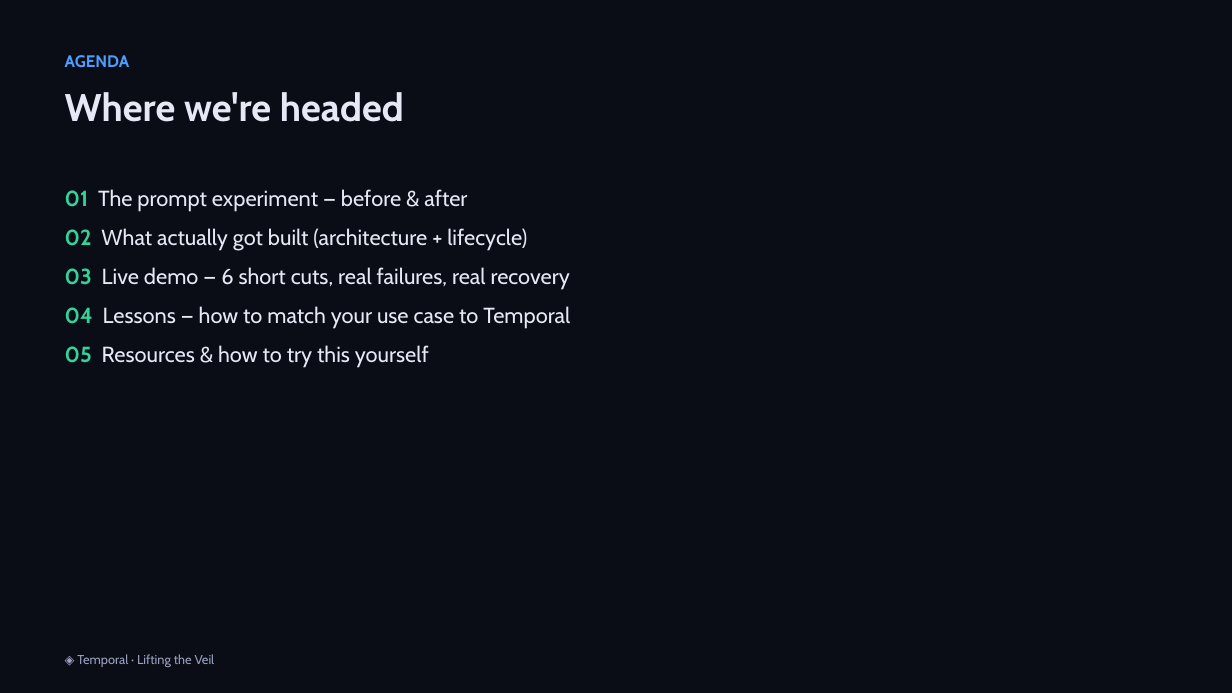
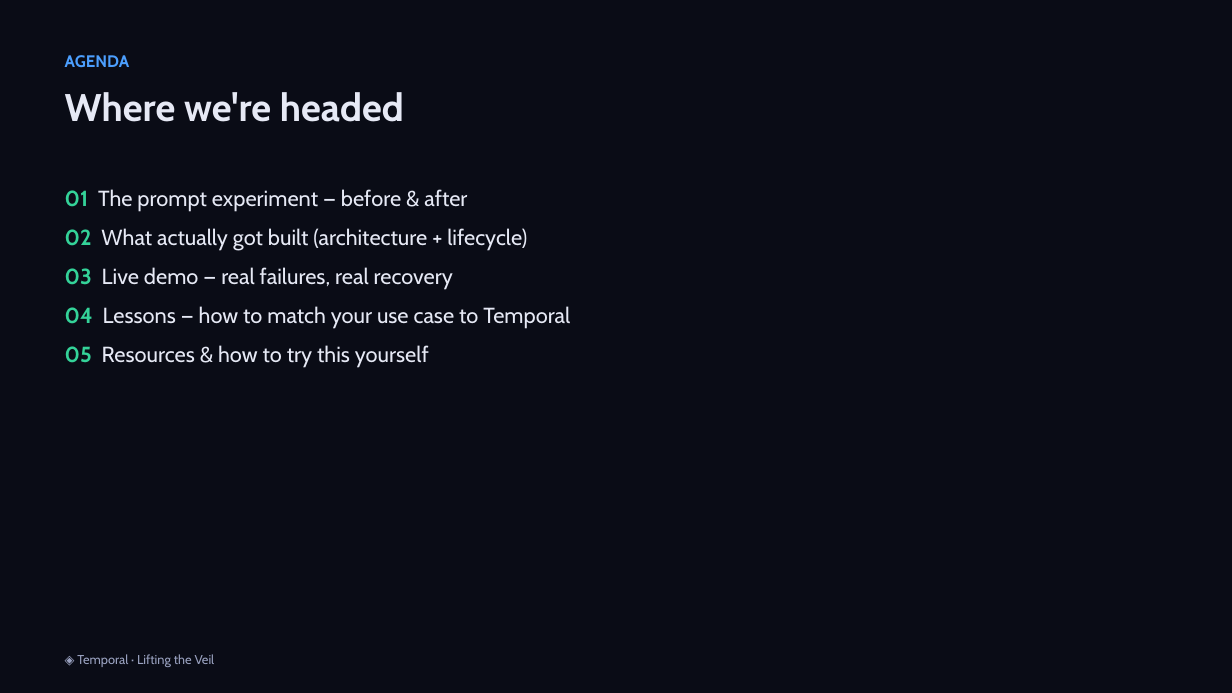
Before and after one commit to simy307/temporal-claims-demo, a slide deck: slide 4 of presentation/Lifting-the-Veil-Temporal-Talk.pptx. Drawn at 1232x693 pixels with LibreOffice and Linux fonts; fonts in the diff are those of the drawing. Boxes give left, top, right and bottom in pixels: in the first picture for what was removed or moved away, otherwise in the second. Text is boxed around its words. In the diff, an @@ line names an element or a change of style, - is before the commit and + after.

```diff
--- a/presentation/Lifting-the-Veil-Temporal-Talk.pptx
+++ b/presentation/Lifting-the-Veil-Temporal-Talk.pptx
@@ text at [65, 267, 453, 290]: text changed @@
-03 Live demo — 6 short cuts, real failures, real recovery
+03 Live demo — real failures, real recovery
```
Also in this commit, not shown: 7 other slides changed, 1 slide added, 5 other files.
